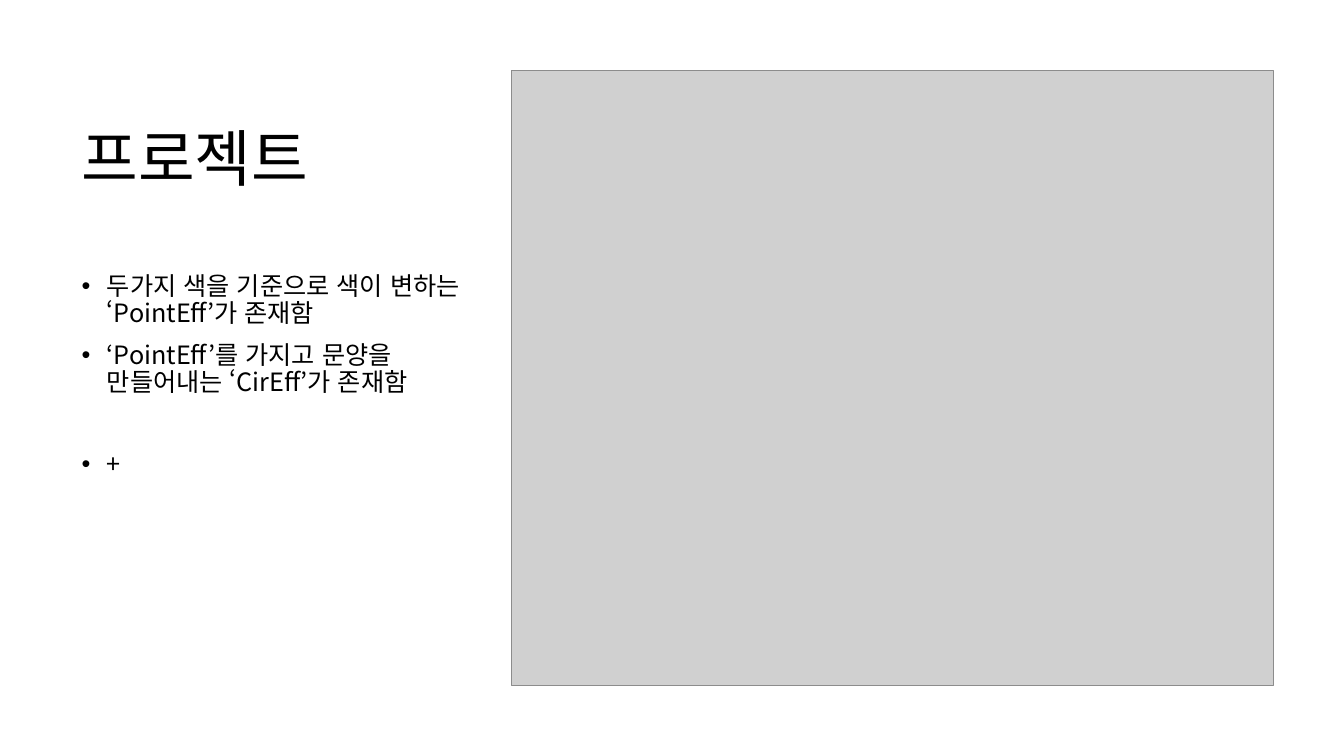
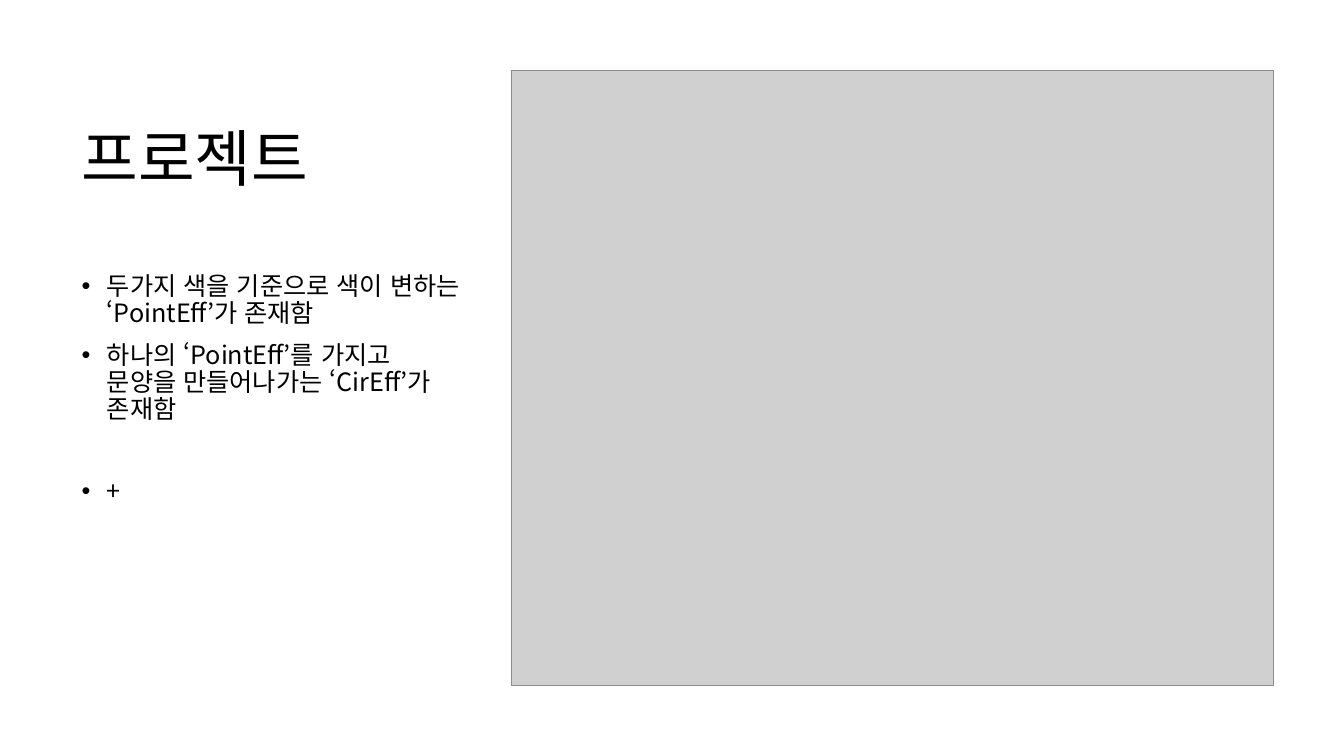
Before and after one commit to CURUMC/openglPattern, a slide deck: slide 2 of 게임 프로그래밍 패턴.pptx. Drawn at 1344x756 pixels with LibreOffice and Linux fonts; fonts in the diff are those of the drawing; grey boxes stand for pictures. Boxes give left, top, right and bottom in pixels: in the first picture for what was removed or moved away, otherwise in the second. Text is boxed around its words. In the diff, an @@ line names an element or a change of style, - is before the commit and + after.

```diff
--- a/게임 프로그래밍 패턴.pptx
+++ b/게임 프로그래밍 패턴.pptx
@@ text at bbox=[107, 342, 431, 420]: text changed @@
-• ‘PointEff’를 가지고 문양을 만들어내는 ‘CirEff’가 존재함
+• 하나의 ‘PointEff’를 가지고 문양을 만들어나가는 ‘CirEff’가 존재함
```
Also in this commit, not shown: 23 other files.
